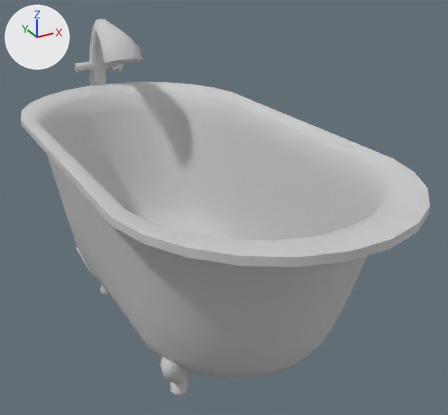
What one commit did to the FBX model Assets/3DAssets/Bathtub/Bathtub.FBX.
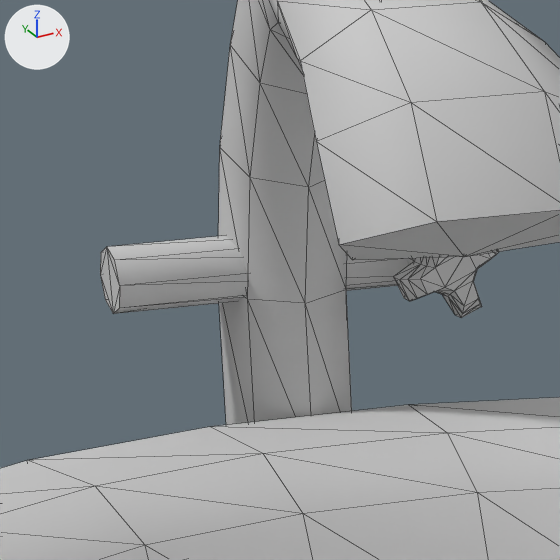
Each version is shown whole from a camera (50 mm lens) standing at (-0.92, -1.978, 1.432) and looking at (0.116, -0.094, 0.49), then close up on the part from 14% to 30% of the width and 8% to 25% of the height. Lighting does not change. The marker at upper left points along +X, +Y and +Z. The close-ups show mesh edges as thin lines. Where no turn or scale is listed for an object, it has been applied to the vertices.

The first close-up shows 'Bathtub'.
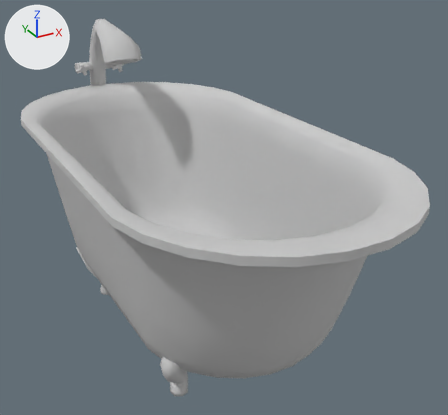
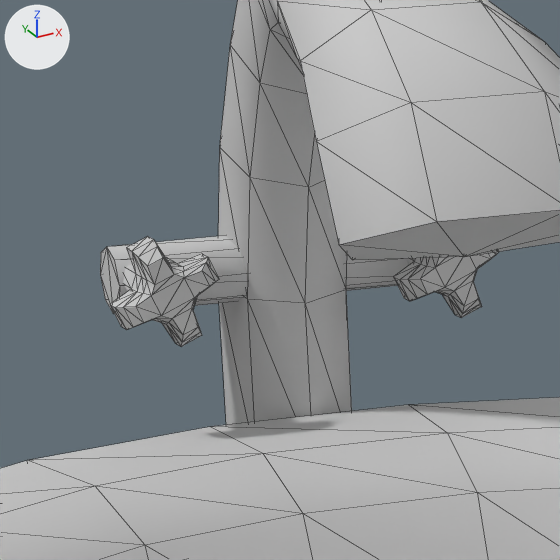
Where the change shows, as pixel boxes [x1, y1, x2, y2] in the close-ups (560 x 560 px):
```json
{"part": 1, "of": "me_mesh", "change": "added", "after": [110, 236, 219, 346]}
```

Edits to the scene script, one JSON object a line:
```json
{"block": "me_mesh", "where": "# used by ob_bathtub; location = (0.0, 0.0, 0.0)"}
{"op": "remove", "block": "me_mesh", "code": "me_mesh.from_pydata(...)  # 822 vertices, 1601 faces; spans x -0.48..0.48, y -1.01..1.0, z 0.0..1.08"}
{"op": "add", "block": "me_mesh", "code": "me_mesh.from_pydata(...)  # 894 vertices, 1735 faces; spans x -0.48..0.48, y -1.01..1.0, z 0.0..1.08"}
{"block": "me_mesh", "change": "me_mesh part 1: a new loose piece of 72 vertices spanning x -0.12..-0.06, y 0.89..0.95, z 0.83..0.89, in mat_bathtub (light grey #cacaca)"}
```
